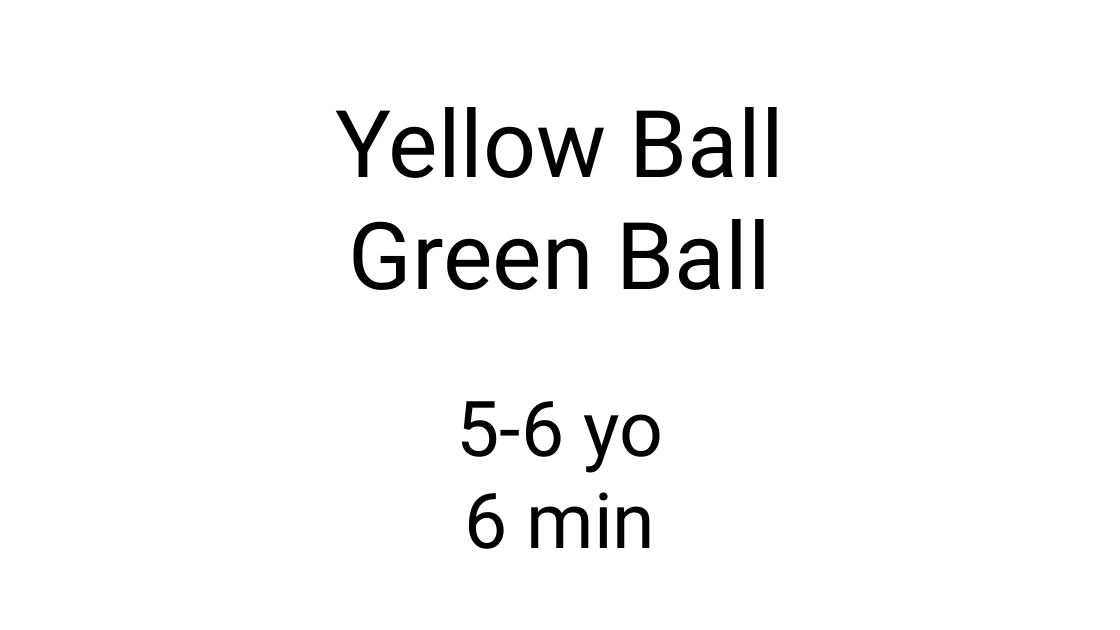
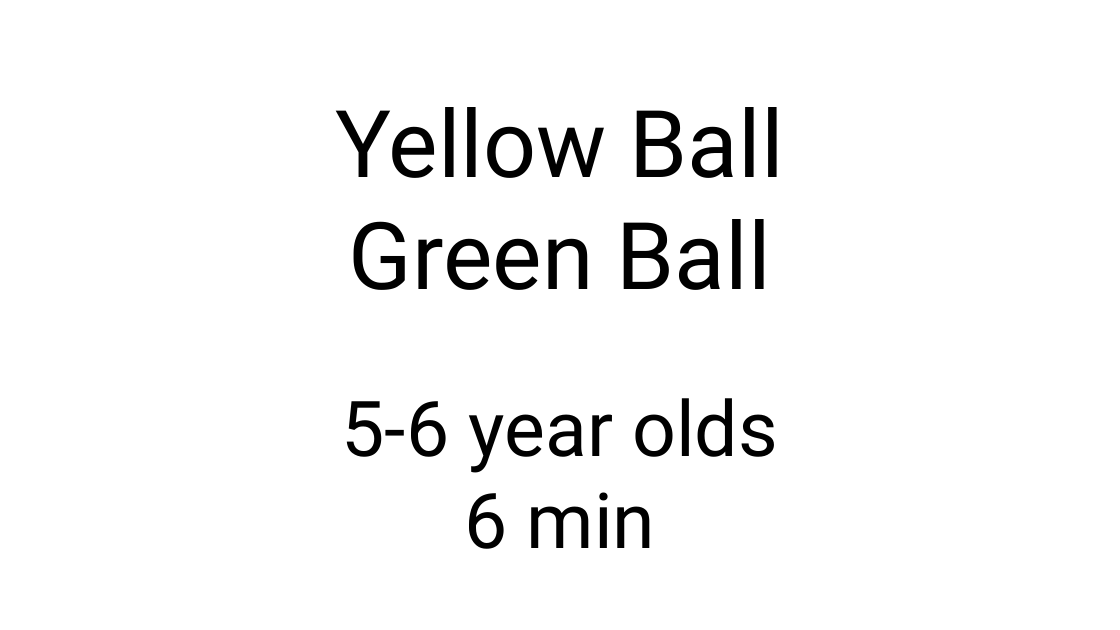
Before and after one commit to mariannazhang/structuralblocking, a slide deck: slide 1 of materials/8_FYP_storybook_structural_formal_girlsYellow.pptx. Drawn at 1120x630 pixels with LibreOffice and Linux fonts; fonts in the diff are those of the drawing. Boxes give left, top, right and bottom in pixels: in the first picture for what was removed or moved away, otherwise in the second. Text is boxed around its words. In the diff, an @@ line names an element or a change of style, - is before the commit and + after.

```diff
--- a/materials/8_FYP_storybook_structural_formal_girlsYellow.pptx
+++ b/materials/8_FYP_storybook_structural_formal_girlsYellow.pptx
@@ text "5-6 year olds": place and size @@
-text "5-6 year olds" at (457,401,663,549)
+text "5-6 year olds" at (342,398,778,549)
@@ text at (342,398,778,473): text changed @@
-5-6 yo
+5-6 year olds
```
Also in this commit, not shown: 8 other files.
